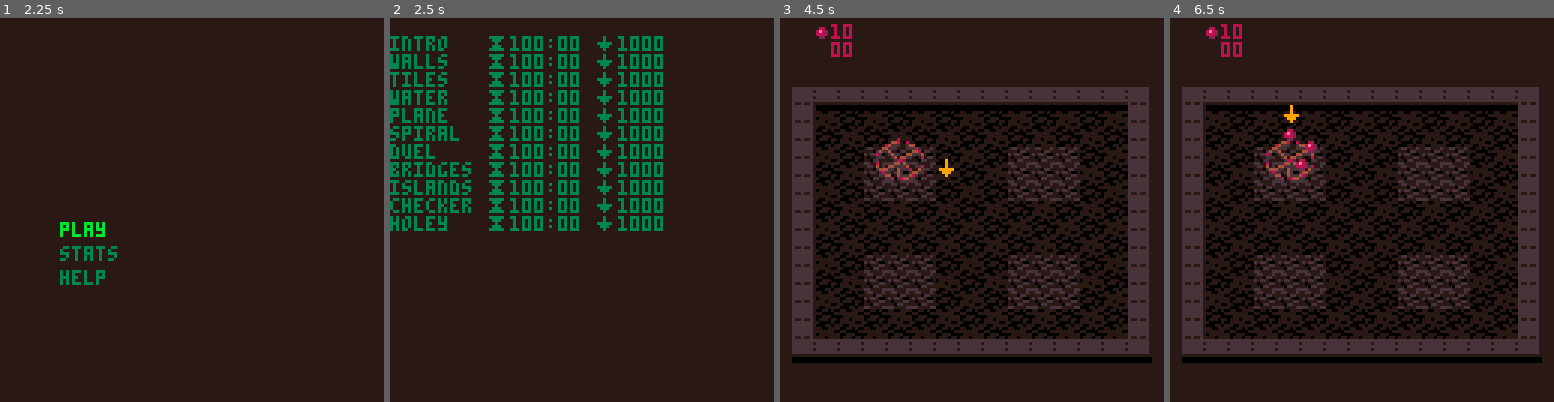
Above: before the commit, frames 1-4 (left to right).
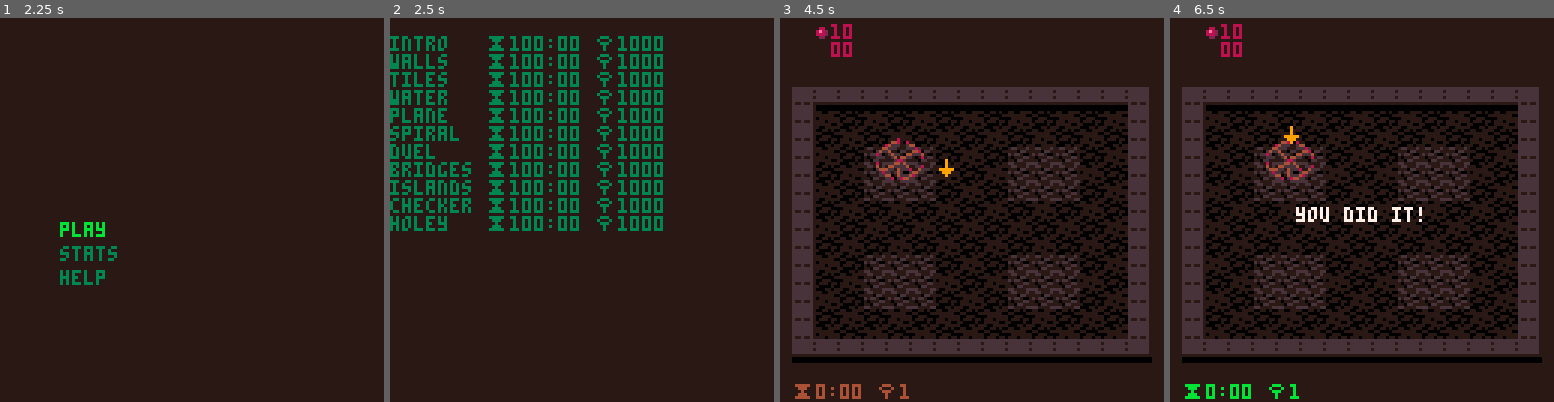
Above: after the commit, the same moments.

Repository: erwinbonsma/WhereToRootPico8
Game: PICO-8 cartridge wheretoroot.p8
Two runs of this game, one before a commit and one after it. Both use one fixed random seed, a clock stepped at 60 frames per second and the inputs below.
Inputs:
- Up to frame 1 (2.25 s): tap O (Z key) at 0.33, 0.7, 1.43, 2.22 s; tap X (X key) at 1.07, 2.07 s; hold Left from 1.97 s (still down)
- Up to frame 2 (2.5 s): release Left at 2.37 s; tap X (X key) at 2.4 s; hold Down from 2.42 s (still down)
- Up to frame 3 (4.5 s): tap X (X key) every 0.33 s from 2.73 to 4.4 s; release Down at 2.82 s; hold Right 2.87-3.53 s; tap O (Z key) at 3.1, 3.98 s; hold Up 3.58-4.08 s; hold Right from 4.13 s (still down)
- Up to frame 4 (6.5 s): release Right at 4.53 s; hold Down 4.58-5.08 s; tap X (X key) every 0.33 s from 4.73 to 6.4 s; tap O (Z key) at 4.87, 5.75 s; hold Left 5.13-5.8 s; hold Up 5.85-6.18 s; hold Left from 6.23 s (still down)

Frame 1 is identical in both runs. In frame 2, 0.6% of the frame differs, in the area x 53-58%, y 4-55%; in frame 3, 0.4%; in frame 4, 1.3%, in the area x 3-66%, y 22-100%.

Commit message:
Indicate new level records
Also simplify end game message to one string.
Use new character for trees planted.

Diff:
--- a/wheretoroot.p8
+++ b/wheretoroot.p8
@@ -21,6 +21,8 @@
 roots_r=16
 default_maxgrowrate=0.1/frate
 maxgrowrate=default_maxgrowrate
+
+treechar="\^:1c221c0808000000"
 
 player_pals={
  {--red
@@ -277,6 +279,8 @@
  dset(1,vminor)
 
 --temp:xplicit clear new levels
+-- dset(2,1000)
+-- dset(3,6000)
 -- dset(22,1000)
 -- dset(23,6000)
 
@@ -308,10 +312,9 @@
 
 function stats:stats_str(level)
  local s=self:get_stats(level)
- local arrow=" \^:08083e1c08000000"
  return "⧗"..time_str(
   s.time_taken
- )..arrow..s.total_trees
+ ).." "..treechar..s.total_trees
 end
 
 function stats:update()
@@ -468,9 +471,7 @@
   scene=mainmenu
  end
  if btnp(❎) then
-  scene=game:new(
-   self.lvl,self.stats
-  )
+  scene=game:new(self.lvl)
   sfx(3)
  end
 
@@ -1260,15 +1261,10 @@
  s.destroy=true
 end
 
-function gameend_anim(args)
- local g=args[1]
- local msg=args[2]
-
- g.msg=msg
-
- wait(90)
-
- scene=mainmenu
+function gameend_anim()
+ wait(180)
+
+ scene=levelmenu
 end
 -->8
 --seed
@@ -2134,13 +2130,13 @@
 end
 
 game={}
-function game:new(level,stats)
+function game:new(level)
  local o=setmetatable({},self)
  self.__index=self
 
  o:load_level(level)
- o.stats=stats
  o.start=time()
+ o.time_taken=0
 
  return o
 end
@@ -2228,47 +2224,47 @@
   p:update()
  end
 
+ local end_sfx=8
  local human=self.players[1]
  local winner=self.goal.winner
-
- local msg={}
- if winner!=nil then
+ self.time_taken=time()-self.start
+ if btnp(🅾️) then
+  winner=human
+ end
+
+ if self.time_taken<0 then
+  self.msg="timed out"
+ elseif winner!=nil then
   if winner==human then
-   local time_taken=(
-    time()-self.start
+   stats:mark_done(
+    self.level,
+    self.time_taken,
+    human.total_trees
    )
-   local tt=winner.total_trees
-   if (time_taken<0) then
-    --guard against wrapping
-    time_taken=999
-   end
-   self.stats:mark_done(
-    self.level,time_taken,tt
+   local s=stats:get_stats(
+    self.level
    )
-   add(msg,"level complete!")
-   add(msg,"")
-   add(
-    msg,"⧗"..time_str(
-     time_taken
-    )
+   self.time_hi=(
+    s.time_taken==self.time_taken
    )
-   add(msg,tt.." trees planted")
-   sfx(4)
+   self.tree_hi=(
+    s.total_trees==human.total_trees
+   )
+   self.msg="you did it!"
+   end_sfx=4
   else
-   add(msg,"beaten by bots")
-   sfx(8)
+   self.msg="beaten by bots"
   end
  elseif (
   human.selected==nil
  ) then
-  add(msg,"game over")
-  sfx(8)
- end
-
- if #msg>0 then
+  self.msg="game over"
+ end
+
+ if self.msg!=nil then
+  sfx(end_sfx)
   self.anim=cowrap(
-   "gameend",
-   gameend_anim,self,msg
+   "gameend",gameend_anim
   )
  end
 end
@@ -2300,14 +2296,22 @@
 
  self.goal:draw()
  if self.msg!=nil then
-  local y=63-3*#self.msg
-  local c=7
-  for txt in all(self.msg) do
-   print(txt,63-#txt*2,y,c)
-   y+=6
-   c=4
-  end
- end
+  print(
+   self.msg,64-#self.msg*2,63,7
+  )
+ end
+
+ print(
+  "⧗"..time_str(self.time_taken),
+  4,122,
+  self.time_hi and 11 or 4
+ )
+ local human=self.players[1]
+ print(
+  treechar..human.total_trees,
+  32,122,
+  self.tree_hi and 11 or 4
+ )
 end
 
 function _draw()
